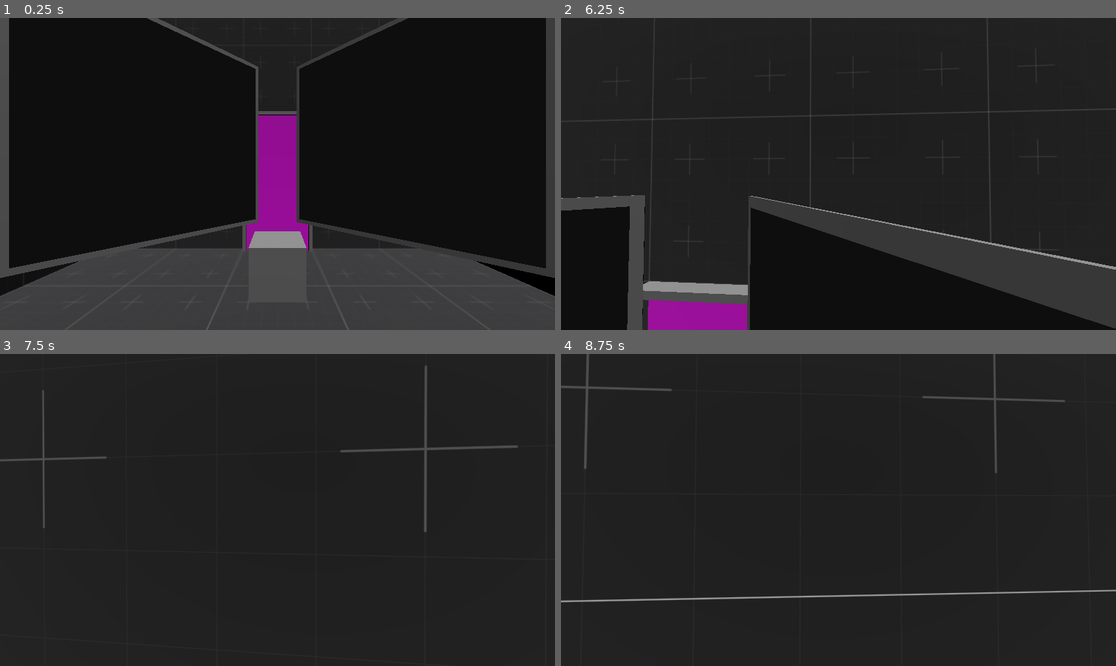
Above: before the commit, frames 1-4 (two rows, left to right).
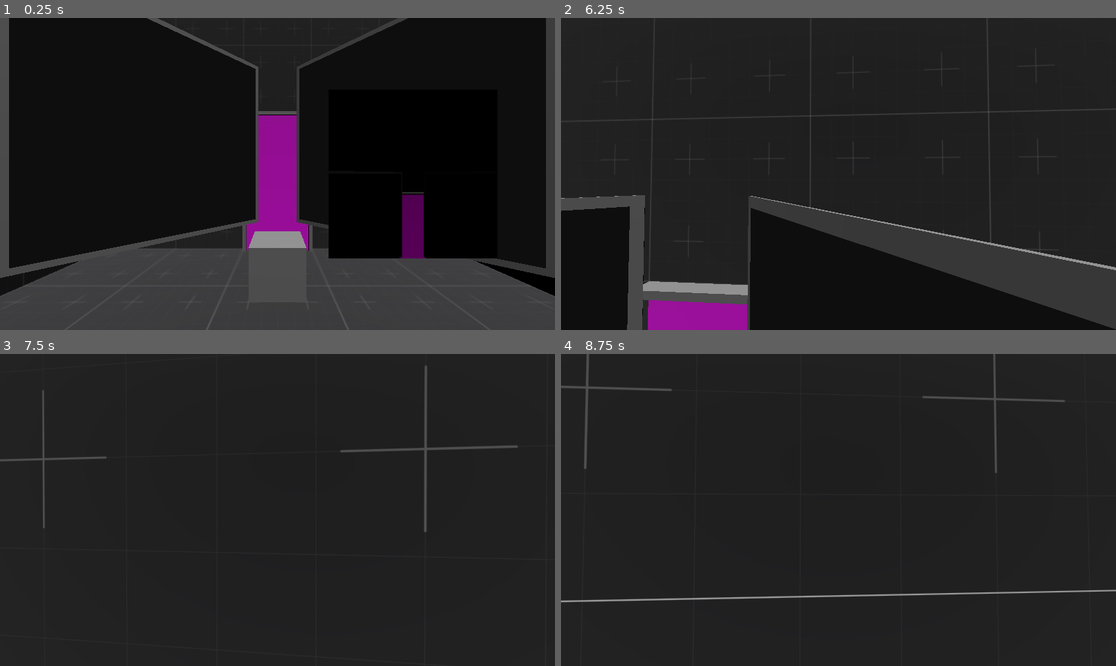
Above: after the commit, the same moments.

Repository: Wowe-Peanut/GetReal
Game: Godot game, scene res://test.tscn
Same seed, same stepped clock (60 frames per second), same inputs: the game is played once before the commit and once after it.
Inputs (mouse positions are in pixels of both pictures, inside the frame that each line leads up to):
- Up to frame 1 (0.25 s): no input
- Up to frame 2 (6.25 s): tap Enter at 0.5, 4.25 s; move the mouse to (866, 174) at 0.52 s; hold Q (take_picture) 0.53-1.28 s; hold W (move_forward) 0.53-5.78 s; tap Space (jump) at 0.77, 1.52, 2, 3.02, 3.77, 4.52, 5.75, 6.02 s; move the mouse to (810, 174) at 1.27 s; right-click (810, 174) at 1.35 s; tap Q (take_picture) at 1.55, 2.85, 3.8, 4.35, 6.05 s; move the mouse to (849, 167) at 2.02 s; hold Q (take_picture) 2.03-2.78 s; move the mouse to (832, 180) at 2.77 s; move the mouse to (877, 177) at 3.52 s; hold Right mouse button (interact) 3.53-4.28 s; move the mouse to (794, 170) at 4.27 s; move the mouse to (844, 174) at 5.02 s; hold Q (take_picture) 5.03-5.78 s; move the mouse to (816, 167) at 5.77 s; hold D (strafe_right) from 5.78 s (still down); right-click (816, 167) at 5.85 s
- Up to frame 3 (7.5 s): move the mouse to (305, 510) at 6.52 s; release D (strafe_right) at 6.53 s; hold Q (take_picture) 6.53-7.28 s; hold W (move_forward) from 6.53 s (still down); tap Space (jump) at 6.77 s; move the mouse to (249, 510) at 7.27 s; tap Q (take_picture) at 7.35 s
- Up to frame 4 (8.75 s): keep holding W (move_forward); tap Space (jump) at 7.52 s; tap Enter at 8 s; move the mouse to (849, 503) at 8.02 s; hold Right mouse button (interact) from 8.03 s (still down); tap Q (take_picture) at 8.3 s

The runs differ from the first frame. In frame 1, 2.2% of the frame differs, in the area x 59-89%, y 55-78%; in frame 2, 0.2%; in frame 3, less than 0.1%; in frame 4, less than 0.1%.

Commit message:
stuff that doesn't really matter

Diff:
--- a/button.tscn
+++ b/button.tscn
@@ -44,7 +44,7 @@
 
 [node name="DetectionArea" type="Area3D" parent="."]
 collision_layer = 128
-collision_mask = 68
+collision_mask = 48
 
 [node name="CollisionShape3D" type="CollisionShape3D" parent="DetectionArea"]
 transform = Transform3D(1, 0, 0, 0, 1, 0, 0, 0, 1, 0, 0.2, 0)
--- a/door.tscn
+++ b/door.tscn
@@ -21,7 +21,7 @@
 shape = SubResource("BoxShape3D_qqg7x")
 
 [node name="DetectionArea" type="Area3D" parent="."]
-collision_mask = 2
+collision_mask = 524288
 
 [node name="CollisionShape3D" type="CollisionShape3D" parent="DetectionArea"]
 transform = Transform3D(1, 0, 0, 0, 1, 0, 0, 0, 1, 0, 1, 0.2)
--- a/mirror.gd
+++ b/mirror.gd
@@ -61,7 +61,7 @@
 	new_reflection.mirror_cam_cull_mask = 3
 	new_reflection.camera_to_reflect = camera_to_reflect
 	new_reflection.recursion_depth = recursion_depth + 1
-	new_reflection.pixels_per_unit = pixels_per_unit #/ pow(2, (recursion_depth + 1))
+	new_reflection.pixels_per_unit = pixels_per_unit / pow(2, (recursion_depth + 1))
 	new_reflection.translate(Vector3(0, 0, 0.01))
 	reflections.add_child(new_reflection)
 	new_reflection.observer.self_collider = self
--- a/mirror.tscn
+++ b/mirror.tscn
@@ -28,7 +28,7 @@
 
 [node name="Border" type="MeshInstance3D" parent="."]
 transform = Transform3D(1, 0, 0, 0, 1, 0, 0, 0, 1, 0, 0, -0.01)
-layers = 2
+layers = 6
 mesh = SubResource("BoxMesh_tx3na")
 
 [node name="MirrorOrigin" type="Marker3D" parent="."]
--- a/mirror_reflection.gd
+++ b/mirror_reflection.gd
@@ -28,8 +28,11 @@
 
 func render(mirror_transform: Transform3D) -> void:
 
+	if camera_to_reflect == null: return
+
+	observer.update_view_cone(reflection_mesh)
+
 	if disabled: return
-	if camera_to_reflect == null: return
 
 	var plane_origin = mirror_transform.origin
 	var plane_normal = mirror_transform.basis.z.normalized()
@@ -49,7 +52,6 @@
 	offset = Vector2(offset.x, offset.y)
 
 	mirror_cam.set_frustum(reflection_mesh.mesh.size.x, -offset, projection_pos.distance_to(main_cam_pos), 100)
-	observer.update_view_cone(reflection_mesh)
 
 
 func update_viewport(to_disable: bool) -> void:
--- a/picture.gd
+++ b/picture.gd
@@ -26,13 +26,6 @@
 		proxies.clear()
 		return
 
-	camera.global_position = Vector3.ZERO #get_tree().root.get_camera_3d().global_transform
-
-	visible = false
-	viewport.render_target_update_mode = SubViewport.UPDATE_ALWAYS
-	await RenderingServer.frame_post_draw
-	viewport.render_target_update_mode = SubViewport.UPDATE_DISABLED
-
 	for observed_object in observer.seen:
 		if observed_object.is_in_group("box"):
 			print("box!")
@@ -43,5 +36,11 @@
 		if observed_object.is_in_group("mirror"):
 			pass
 
+	camera.global_position = Vector3(0, -1, 0) #get_tree().root.get_camera_3d().global_transform
+
+	visible = false
+
+
+
 	picture_taken = true
 	visible = true
--- a/picture.tscn
+++ b/picture.tscn
@@ -30,15 +30,15 @@
 script = ExtResource("1_06vib")
 
 [node name="SubViewport" type="SubViewport" parent="."]
-render_target_update_mode = 0
+render_target_update_mode = 4
 
 [node name="Camera3D" type="Camera3D" parent="SubViewport"]
-cull_mask = 5
+cull_mask = 21
 current = true
 far = 100.0
 
 [node name="Observer" parent="SubViewport/Camera3D" node_paths=PackedStringArray("camera", "self_collider") instance=ExtResource("2_w8kxd")]
-collision_layer = 8196
+collision_layer = 8192
 collision_mask = 196615
 camera = NodePath("..")
 self_collider = NodePath("../../..")
@@ -48,6 +48,7 @@
 shape = SubResource("ConvexPolygonShape3D_7ghkk")
 
 [node name="Mesh" type="MeshInstance3D" parent="."]
+layers = 2
 mesh = SubResource("QuadMesh_gkmlt")
 surface_material_override/0 = SubResource("ShaderMaterial_cpo00")
 
--- a/player.gd
+++ b/player.gd
@@ -85,23 +85,3 @@
 		if collider and collider.is_in_group("box"):
 			held_object = collider as RigidBody3D
 			held_object.freeze = true
-
-
-func set_observer_points():
-	var planes: Array[Plane] = camera.get_frustum()
-	var points = []
-	# near, far, left, top, right, bottom
-	#near left top; 0, 2, 3
-	#near left bottom; 0, 2, 5
-	#near right top; 0, 4, 3
-	#near right bottom; 0, 4, 5
-	#far left top; 1, 2, 3
-	#far left bottom; 1, 2, 5
-	#far right top; 1, 4, 3
-	#far right bottom; 1, 4, 5
-	for i in range(8):
-		var point = $PlayerCam/PlayerObserver.to_local(planes[1 if (int(i) / 4 == 1) else 0].intersect_3(planes[2 if (int(i / 2) % 2 == 0) else 4], planes[3 if (i % 2 == 0) else 5]))
-		points.append(point)
-		print(point)
-
-	#$PlayerCam/PlayerObserver.set_points(points)
--- a/player.tscn
+++ b/player.tscn
@@ -1,7 +1,8 @@
-[gd_scene load_steps=5 format=3 uid="uid://bjgyylqm3xc11"]
+[gd_scene load_steps=6 format=3 uid="uid://bjgyylqm3xc11"]
 
 [ext_resource type="Script" path="res://player.gd" id="1_16goh"]
 [ext_resource type="PackedScene" uid="uid://bjgk6csfxdc76" path="res://player_observer.tscn" id="2_teo3p"]
+[ext_resource type="PackedScene" uid="uid://71yhatc6m7hy" path="res://picture.tscn" id="3_fr4d6"]
 
 [sub_resource type="CapsuleShape3D" id="CapsuleShape3D_2huvx"]
 radius = 0.25
@@ -37,6 +38,9 @@
 camera = NodePath("..")
 self_collider = NodePath("../..")
 
+[node name="Picture" parent="PlayerCam" instance=ExtResource("3_fr4d6")]
+transform = Transform3D(1, 0, 0, 0, 1, 0, 0, 0, 1, 0.4, 0, -0.6)
+
 [node name="Collision" type="CollisionShape3D" parent="."]
 transform = Transform3D(1, 0, 0, 0, 1, 0, 0, 0, 1, 0, 0.7, 0)
 shape = SubResource("CapsuleShape3D_2huvx")
--- a/project.godot
+++ b/project.godot
@@ -12,7 +12,7 @@
 
 config/name="Get Real"
 run/main_scene="res://test.tscn"
-config/features=PackedStringArray("4.0")
+config/features=PackedStringArray("4.1")
 config/icon="res://icon.png"
 
 [autoload]
@@ -48,7 +48,7 @@
 }
 interact={
 "deadzone": 0.5,
-"events": [Object(InputEventMouseButton,"resource_local_to_s …(204 unchanged characters)… r2(0, 0),"factor":1.0,"button_index":2,"pressed":false,"double_click":false,"script":null)
+"events": [Object(InputEventMouseButton,"resource_local_to_s …(204 unchanged characters)… r2(0, 0),"factor":1.0,"button_index":2,"canceled":false,"pressed":false,"double_click":false,"script":null)
 ]
 }
 reset={
